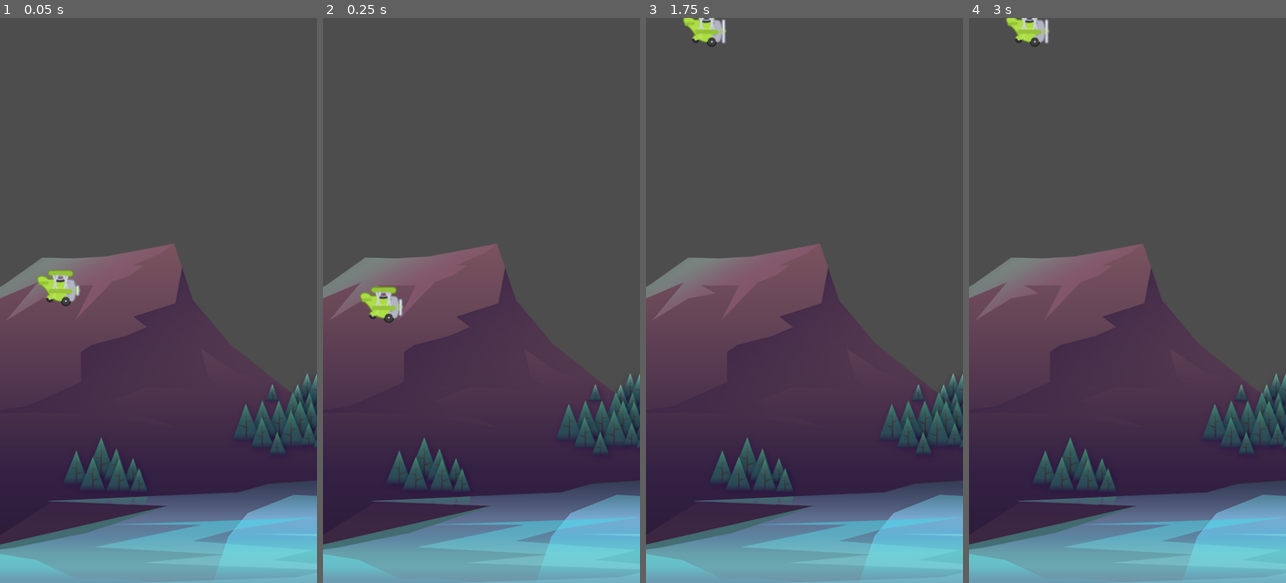
Above: before the commit, frames 1-4 (left to right).
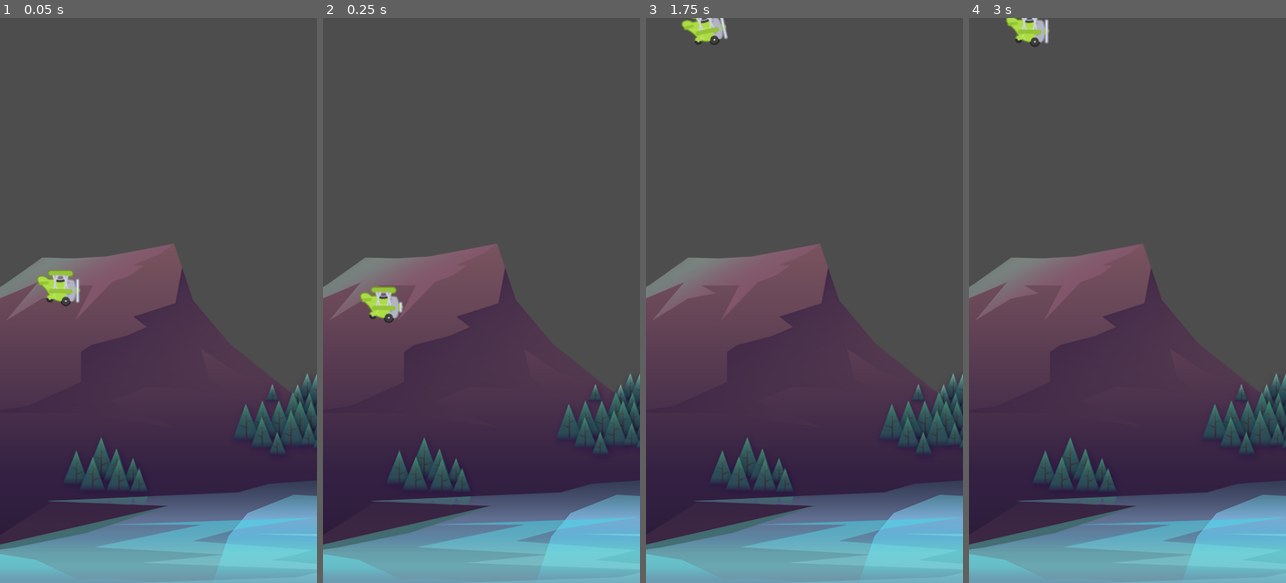
Above: after the commit, the same moments.

Repository: SiegeKnightt/Tappy-Plane
Game: Godot game, scene res://scenes/game/game.tscn
Same seed, same stepped clock (60 frames per second), same inputs: the game is played once before the commit and once after it. The project has no main scene, so this scene is started directly.
Inputs:
- Up to frame 1 (0.05 s): no input
- Up to frame 2 (0.25 s): no input
- Up to frame 3 (1.75 s): tap Space (jump) at 0.6, 0.77, 1.07, 1.35, 1.52 s
- Up to frame 4 (3 s): tap Space (jump) at 1.82, 2.1, 2.85 s; tap Enter at 2.75 s

The runs differ from the first frame. In frame 1, less than 0.1% of the frame differs, in the area x 23-26%, y 46-51%; in frame 2, less than 0.1%; in frame 3, 0.3%, in the area x 11-26%, y 0-6%; in frame 4, nothing differs.

Commit message:
Add plane rotation animation for jump

Diff:
--- a/scenes/plane/plane.gd
+++ b/scenes/plane/plane.gd
@@ -5,6 +5,7 @@
 @export var jumpSpeed: float = -500.0
 
 @onready var sprite: AnimatedSprite2D = $Sprite
+@onready var animation_player: AnimationPlayer = $AnimationPlayer
 
 # Called when the node enters the scene tree for the first time.
 func _ready():
@@ -27,6 +28,7 @@
 # Movement function for the plane
 func fly() -> void:
 	if (Input.is_action_just_pressed("jump") == true):
+		animation_player.play("power")
 		velocity.y += jumpSpeed
 
 # Stops animation and physics when plane hits ground/ceiling
--- a/scenes/plane/plane.tscn
+++ b/scenes/plane/plane.tscn
@@ -35,6 +35,43 @@
 [sub_resource type="CircleShape2D" id="CircleShape2D_y2ruk"]
 radius = 6.75463
 
+[sub_resource type="Animation" id="Animation_fqi7u"]
+resource_name = "power"
+length = 0.3
+tracks/0/type = "value"
+tracks/0/imported = false
+tracks/0/enabled = true
+tracks/0/path = NodePath("Sprite:rotation")
+tracks/0/interp = 2
+tracks/0/loop_wrap = true
+tracks/0/keys = {
+"times": PackedFloat32Array(0, 0.1, 0.3),
+"transitions": PackedFloat32Array(1, 1, 1),
+"update": 0,
+"values": [0.0, -0.349066, 0.0]
+}
+
+[sub_resource type="Animation" id="Animation_6580r"]
+length = 0.001
+tracks/0/type = "value"
+tracks/0/imported = false
+tracks/0/enabled = true
+tracks/0/path = NodePath("Sprite:rotation")
+tracks/0/interp = 1
+tracks/0/loop_wrap = true
+tracks/0/keys = {
+"times": PackedFloat32Array(0),
+"transitions": PackedFloat32Array(1),
+"update": 0,
+"values": [0.0]
+}
+
+[sub_resource type="AnimationLibrary" id="AnimationLibrary_weaf5"]
+_data = {
+"RESET": SubResource("Animation_6580r"),
+"power": SubResource("Animation_fqi7u")
+}
+
 [node name="Plane" type="CharacterBody2D"]
 script = ExtResource("1_8x14r")
 
@@ -43,9 +80,13 @@
 sprite_frames = SubResource("SpriteFrames_co0tb")
 animation = &"fly"
 autoplay = "fly"
-frame = 2
-frame_progress = 0.0907597
+frame_progress = 0.487429
 
 [node name="CollisionShape2D" type="CollisionShape2D" parent="."]
 scale = Vector2(4, 4)
 shape = SubResource("CircleShape2D_y2ruk")
+
+[node name="AnimationPlayer" type="AnimationPlayer" parent="."]
+libraries = {
+"": SubResource("AnimationLibrary_weaf5")
+}
Not shown: 1 places in scenes/plane/plane.tscn that only renumber resources
